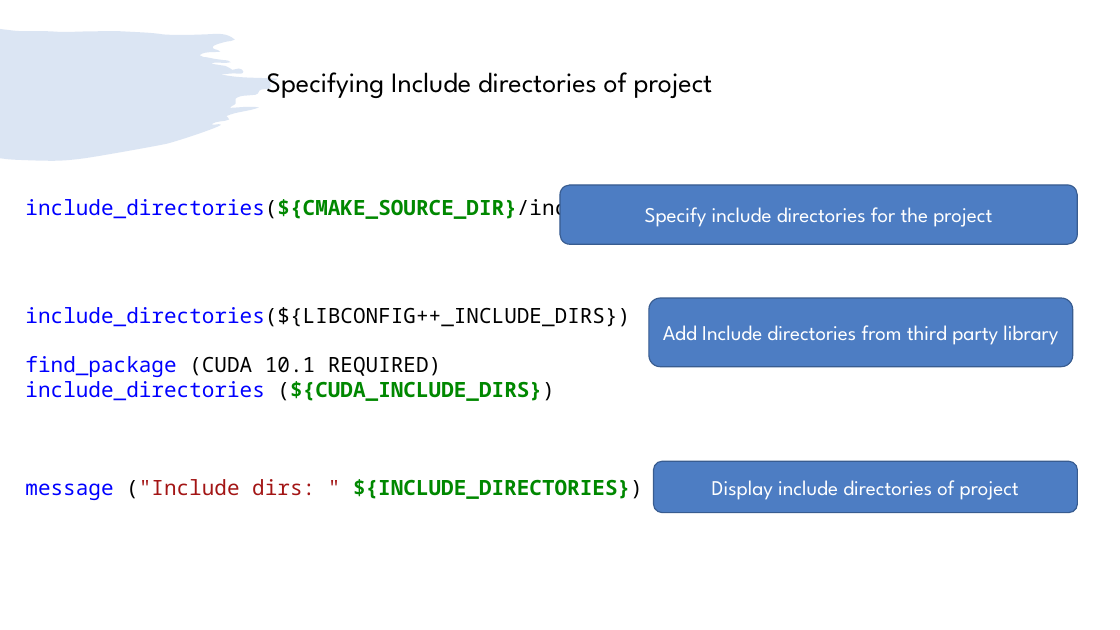
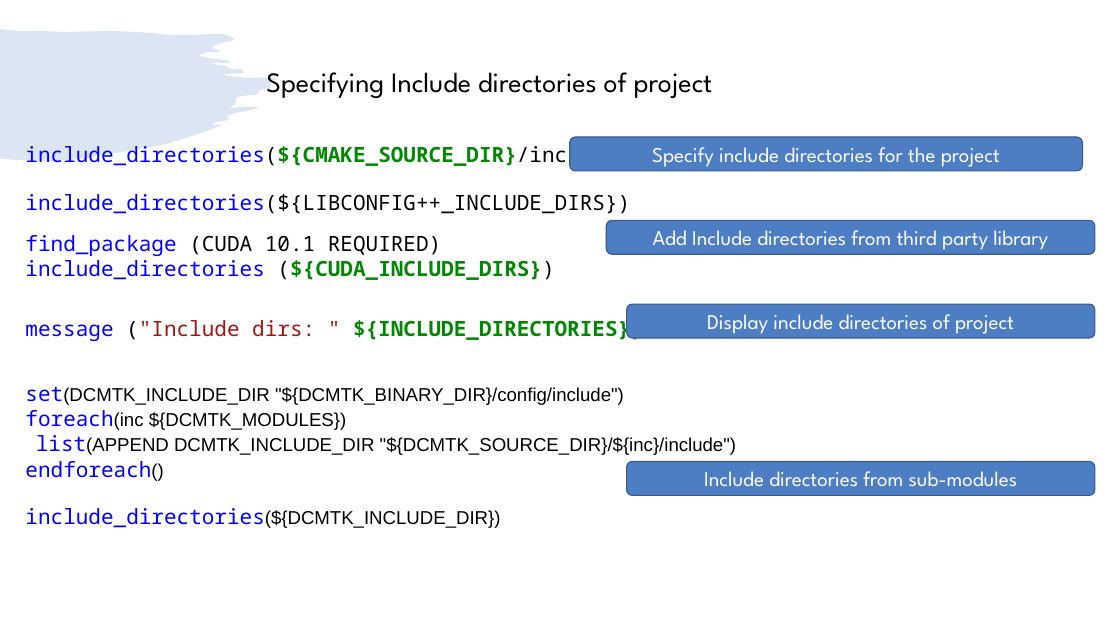
Before and after one commit to girishlande/cmake, a slide deck: slide 4 of learnings.pptx (slide 3 before the commit). Drawn at 1120x630 pixels with LibreOffice and Linux fonts; fonts in the diff are those of the drawing. Boxes give left, top, right and bottom in pixels: in the first picture for what was removed or moved away, otherwise in the second. Text is boxed around its words. In the diff, an @@ line names an element or a change of style, - is before the commit and + after.

Commit message:
Update cmake learning

```diff
--- a/learnings.pptx
+++ b/learnings.pptx
@@ text "include_directories(${CMAKE_SOURCE_DIR}/inc)": place and size @@
-text "include_directories(${CMAKE_SOURCE_DIR}/inc)" at <box>25,195,579,222</box>
+text "include_directories(${CMAKE_SOURCE_DIR}/inc)" at <box>25,142,579,169</box>
@@ rounded rectangle "Specify include directories for the ...": place and size @@
-rounded rectangle "Specify include directories for the ..." at <box>560,185,1078,245</box>
+rounded rectangle "Specify include directories for the ..." at <box>570,137,1082,171</box>
@@ text "include_directories(${LIBCONFIG++_INCLUDE_DIRS})": place and size @@
-text "include_directories(${LIBCONFIG++_INCLUDE_DIRS})" at <box>25,307,630,327</box>
+text "include_directories(${LIBCONFIG++_INCLUDE_DIRS})" at <box>25,194,630,214</box>
@@ text "find_package (CUDA 10.1 REQUIRED)": place and size @@
-text "find_package (CUDA 10.1 REQUIRED)" at <box>25,356,554,401</box>
+text "find_package (CUDA 10.1 REQUIRED)" at <box>25,235,554,280</box>
@@ rounded rectangle "Add Include directories from third ...": place and size @@
-rounded rectangle "Add Include directories from third ..." at <box>649,298,1073,367</box>
+rounded rectangle "Add Include directories from third ..." at <box>607,220,1096,254</box>
@@ text "message ("Include dirs: " ${INCLUDE_DIRECTORIES})" rewrapped from <box>25,479,643,500</box> to <box>25,316,643,341</box> @@
@@ rounded rectangle "Display include directories of project": place and size @@
-rounded rectangle "Display include directories of project" at <box>654,461,1078,513</box>
+rounded rectangle "Display include directories of project" at <box>627,304,1095,338</box>
@@ text added at <box>25,386,736,528</box>, 16 pt, text #000000 @@
+set(DCMTK_INCLUDE_DIR "${DCMTK_BINARY_DIR}/config/include")
+foreach(inc ${DCMTK_MODULES})
+list(APPEND DCMTK_INCLUDE_DIR "${DCMTK_SOURCE_DIR}/${inc}/include")
+endforeach()
+include_directories(${DCMTK_INCLUDE_DIR})
@@ rounded rectangle added at <box>627,461,1095,495</box>, fill #4D7DC3, outline #395C90 1 pt, 18 pt, text #FFFFFF @@
+Include directories from sub-modules
```
Also in this commit, not shown: 3 other slides changed, 2 slides added, 1 slide removed.
